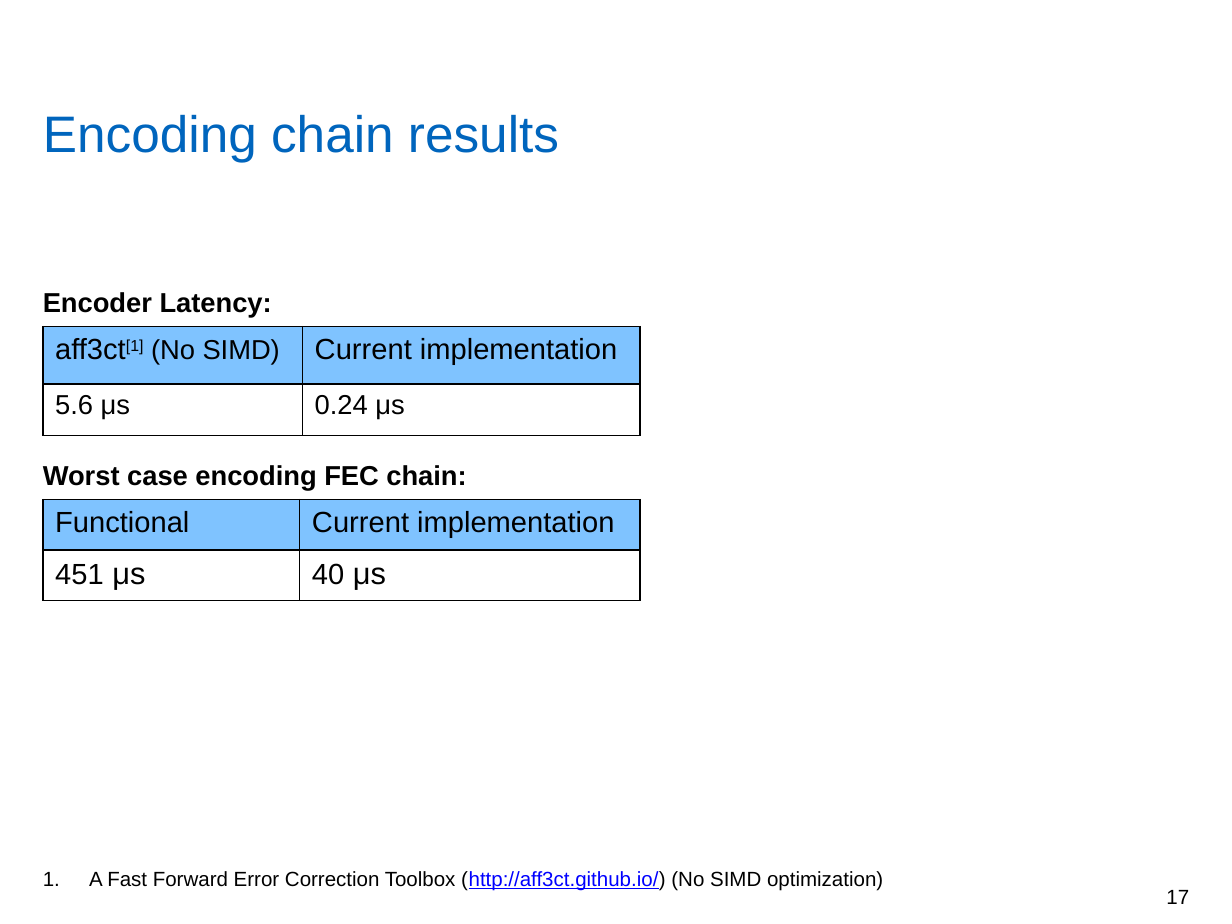
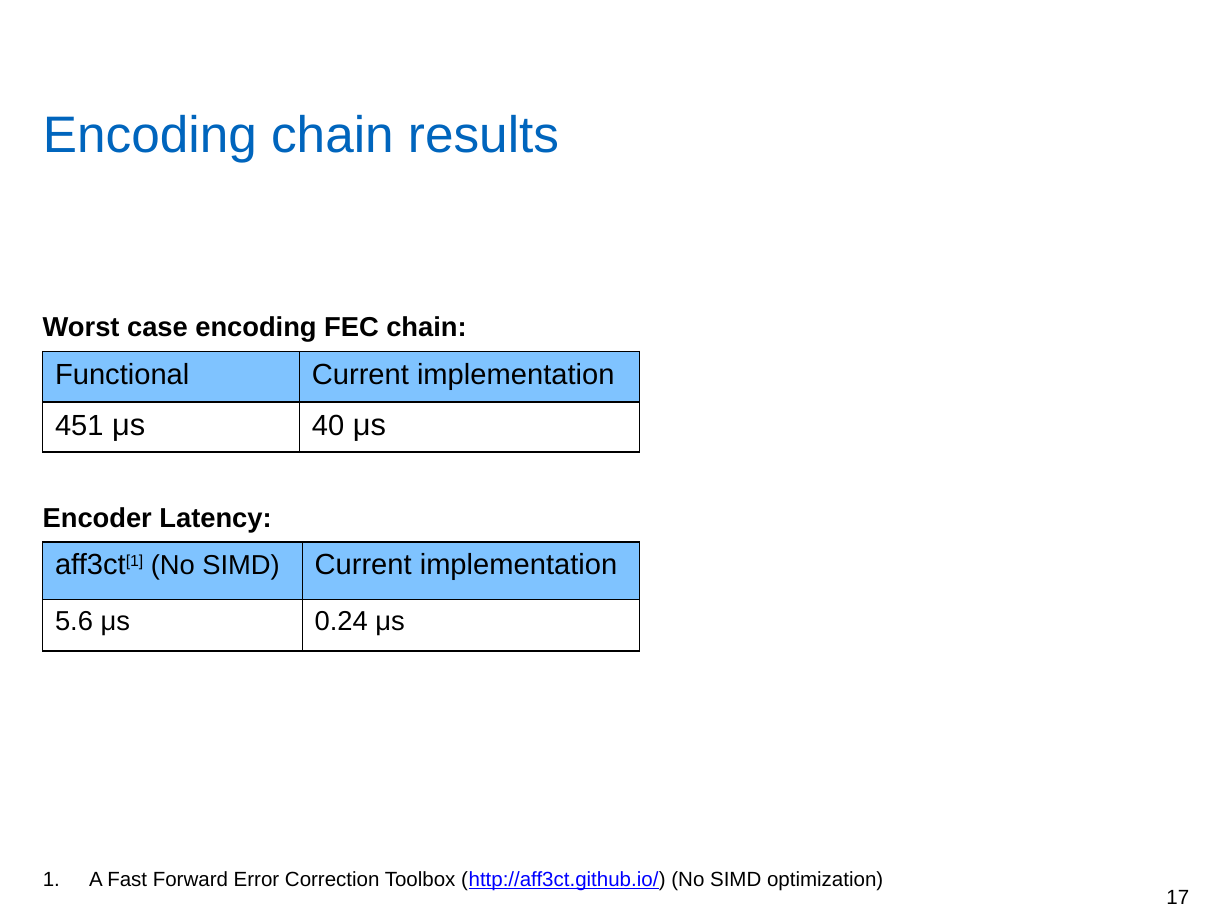
Before and after one commit to yadhu1961/thesis_5GPolorCodes, a slide deck: slide 17 of final_presentation/finalPpt1.1.pptx. Drawn at 1232x924 pixels with LibreOffice and Linux fonts; fonts in the diff are those of the drawing; grey boxes stand for pictures; background and template pictures are left out. Boxes give left, top, right and bottom in pixels: in the first picture for what was removed or moved away, otherwise in the second. Text is boxed around its words. In the diff, an @@ line names an element or a change of style, - is before the commit and + after.

Commit message:
Next version of presentation

```diff
--- a/final_presentation/finalPpt1.1.pptx
+++ b/final_presentation/finalPpt1.1.pptx
@@ text "Worst case encoding FEC chain:": place and size @@
-text "Worst case encoding FEC chain:" at (43,465,466,490)
+text "Worst case encoding FEC chain:" at (43,316,466,342)
@@ table: place and size @@
-table at (43,500,639,601)
+table at (43,351,639,452)
@@ text "Encoder Latency:": place and size @@
-text "Encoder Latency:" at (43,292,272,317)
+text "Encoder Latency:" at (43,507,271,533)
@@ table: place and size @@
-table at (43,326,641,435)
+table at (43,542,641,650)
```
Also in this commit, not shown: 1 other file.
